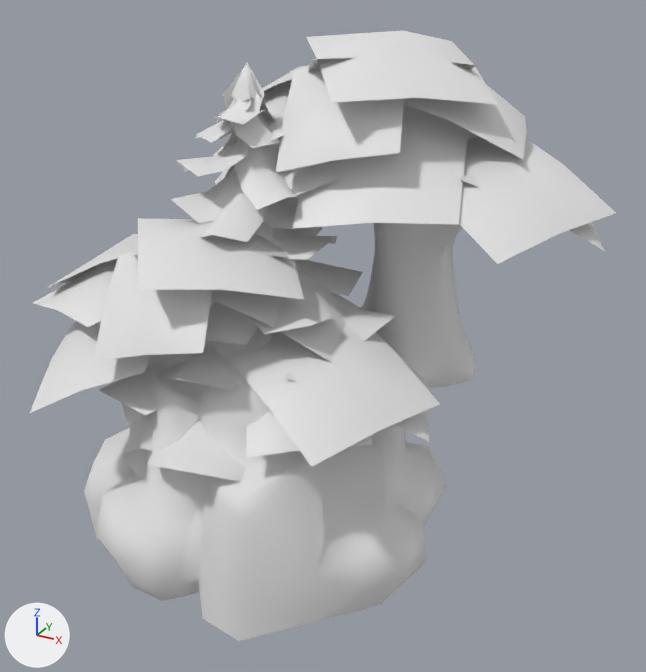
An edit to the glTF model resources/meshes/environments/tree_04.gltf, drawn before and after from the same camera.
Camera for both pictures: a 50 mm camera at (12.06, -18.06, 15.59) aimed at (1.2, 1.69, 5.72). Arrows for +X, +Y and +Z are at lower left; the lights stay in place. Where no turn or scale is listed for an object, it has been applied to the vertices.

In view in the first picture: 'Mine', 'Pine_tree', 'Tree_1', 'Tree_2_1', 'Tree_4'.
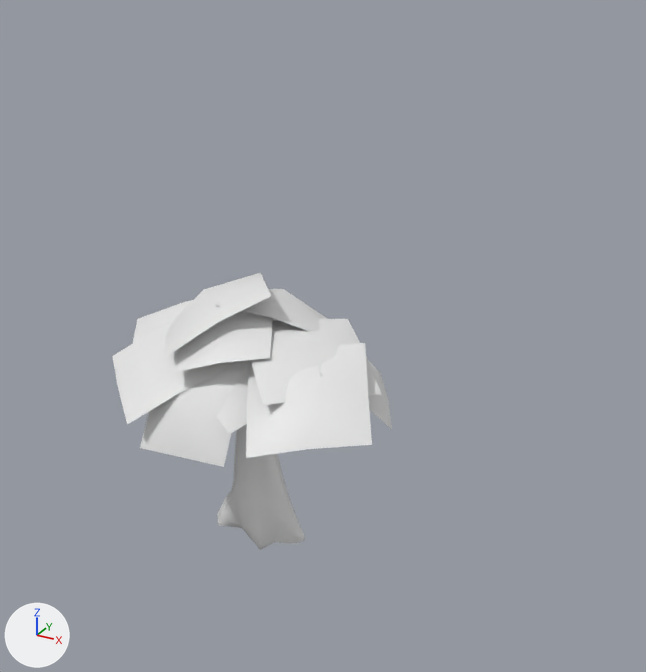
What differs and where, as boxes [x1, y1, x2, y2] in the pictures (646 x 672 px):
'Tree_4', deleted
    before: [195, 30, 616, 388]
'Mine', deleted
    before: [84, 340, 448, 641]
'Tree_1', deleted
    before: [30, 218, 440, 467]
'Pine_tree', deleted
    before: [99, 62, 395, 482]
'Tree_2', deleted
    before: [175, 329, 261, 355]
'Tree_2_1', unchanged, uncovered by the edit
    before: [122, 328, 392, 458]
    after: [112, 273, 392, 550]

Patch to the scene script:
```diff
--- a/resources/meshes/environments/tree_04.gltf.py
+++ b/resources/meshes/environments/tree_04.gltf.py
@@ ob_mine_1 @@
-ob_mine_1 = bpy.data.objects.new('Mine', me_mine)
-ob_mine_1.location = (0.0, 0.0, 0.0)
@@ ob_pine_tree @@
-ob_pine_tree = bpy.data.objects.new('Pine_tree', me_pine_tree)
-ob_pine_tree.location = (0.0, 0.0, 0.0)
@@ ob_tree_1 @@
-ob_tree_1 = bpy.data.objects.new('Tree_1', me_tree_1)
-ob_tree_1.location = (0.0, 0.0, 0.0)
@@ ob_tree_2 @@
-ob_tree_2 = bpy.data.objects.new('Tree_2', me_tree_2)
-ob_tree_2.location = (0.0, 0.0, 0.0)
@@ ob_tree_4 @@
-ob_tree_4 = bpy.data.objects.new('Tree_4', me_tree_4)
-ob_tree_4.location = (2.92, 3.61, 4.34)
```
